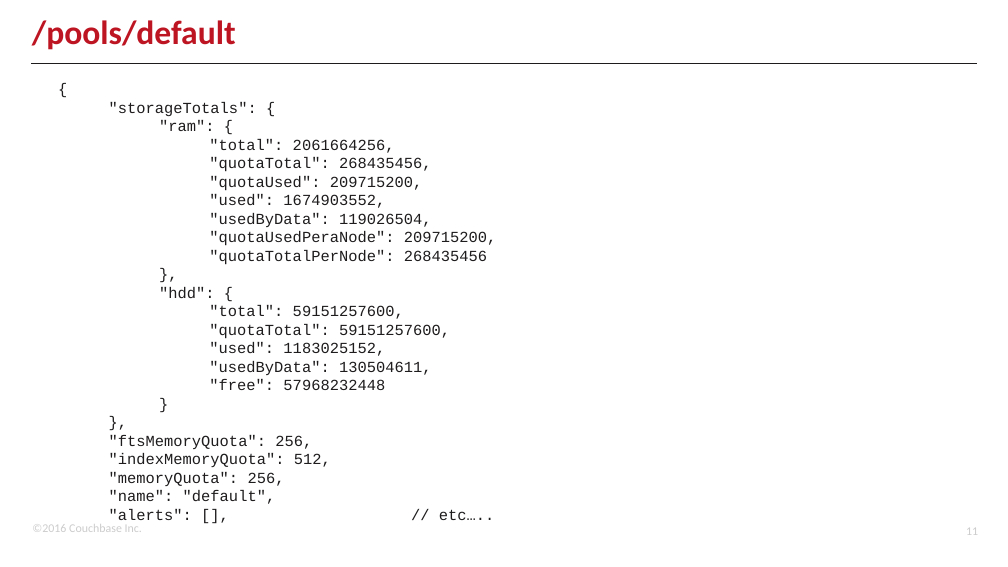
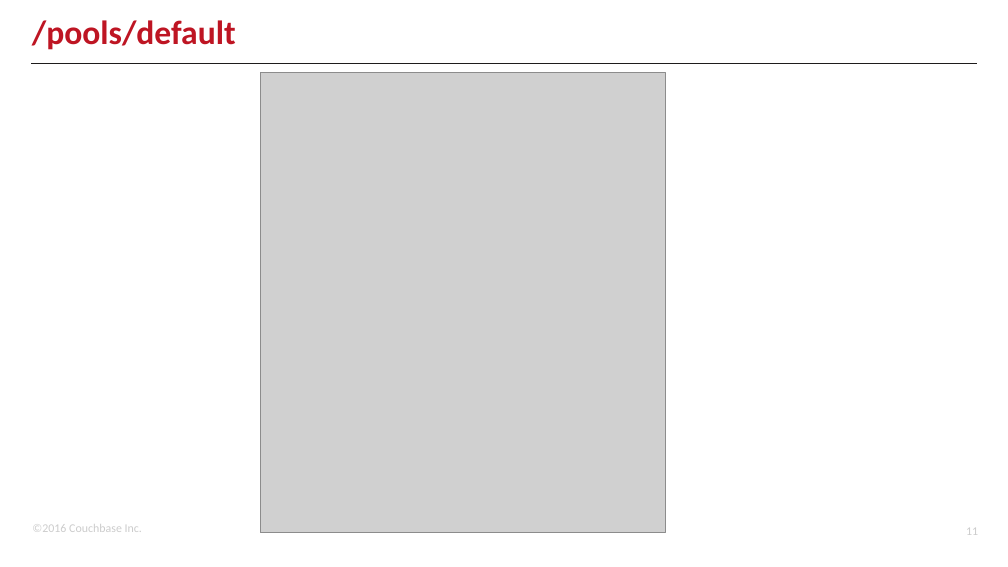
Before and after one commit to couchbaselabs/aspnet-nosql-workshop, a slide deck: slide 11 of 02/02.pptx. Drawn at 1008x567 pixels with LibreOffice and Linux fonts; fonts in the diff are those of the drawing; grey boxes stand for pictures; background and template pictures are left out. Boxes give left, top, right and bottom in pixels: in the first picture for what was removed or moved away, otherwise in the second. Text is boxed around its words. In the diff, an @@ line names an element or a change of style, - is before the commit and + after.

```diff
--- a/02/02.pptx
+++ b/02/02.pptx
@@ picture added at [260, 73, 665, 532] @@
@@ text removed at [109, 102, 497, 520] @@
-{
-"storageTotals": {
-"ram": {
-"total": 2061664256,
-"quotaTotal": 268435456,
-"quotaUsed": 209715200,
-"used": 1674903552,
-"usedByData": 119026504,
-"quotaUsedPeraNode": 209715200,
-"quotaTotalPerNode": 268435456
-},
-"hdd": {
-"total": 59151257600,
-"quotaTotal": 59151257600,
-"used": 1183025152,
-"usedByData": 130504611,
-"free": 57968232448
-}
-},
-"ftsMemoryQuota": 256,
-"indexMemoryQuota": 512,
-"memoryQuota": 256,
-"name": "default",
-"alerts": [], // etc…..
```
Also in this commit, not shown: 1 other slide changed, 5 other files.
